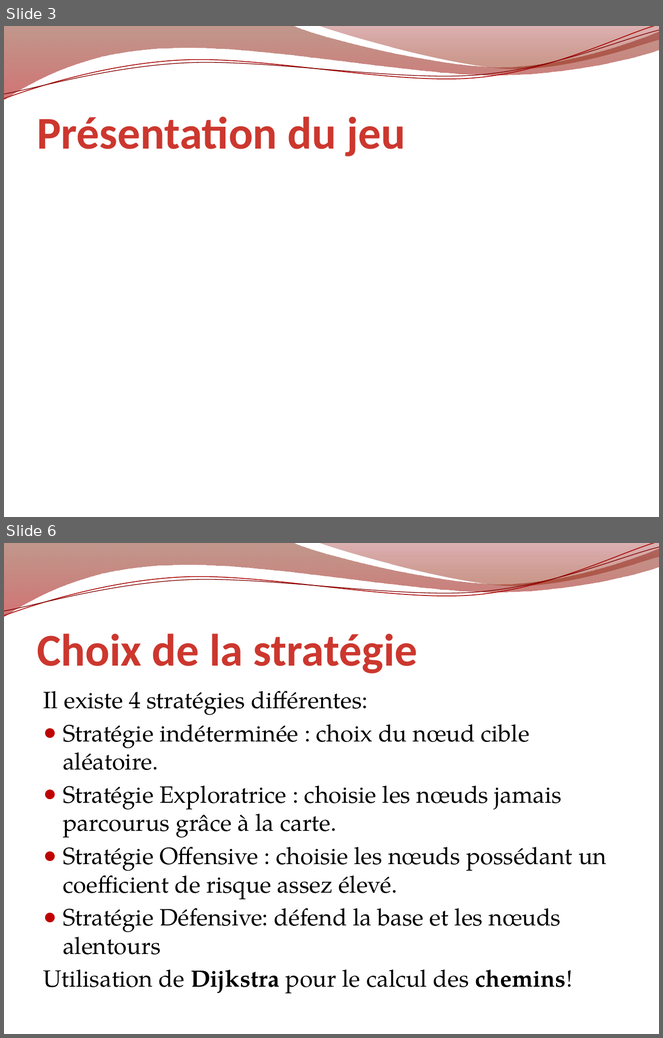
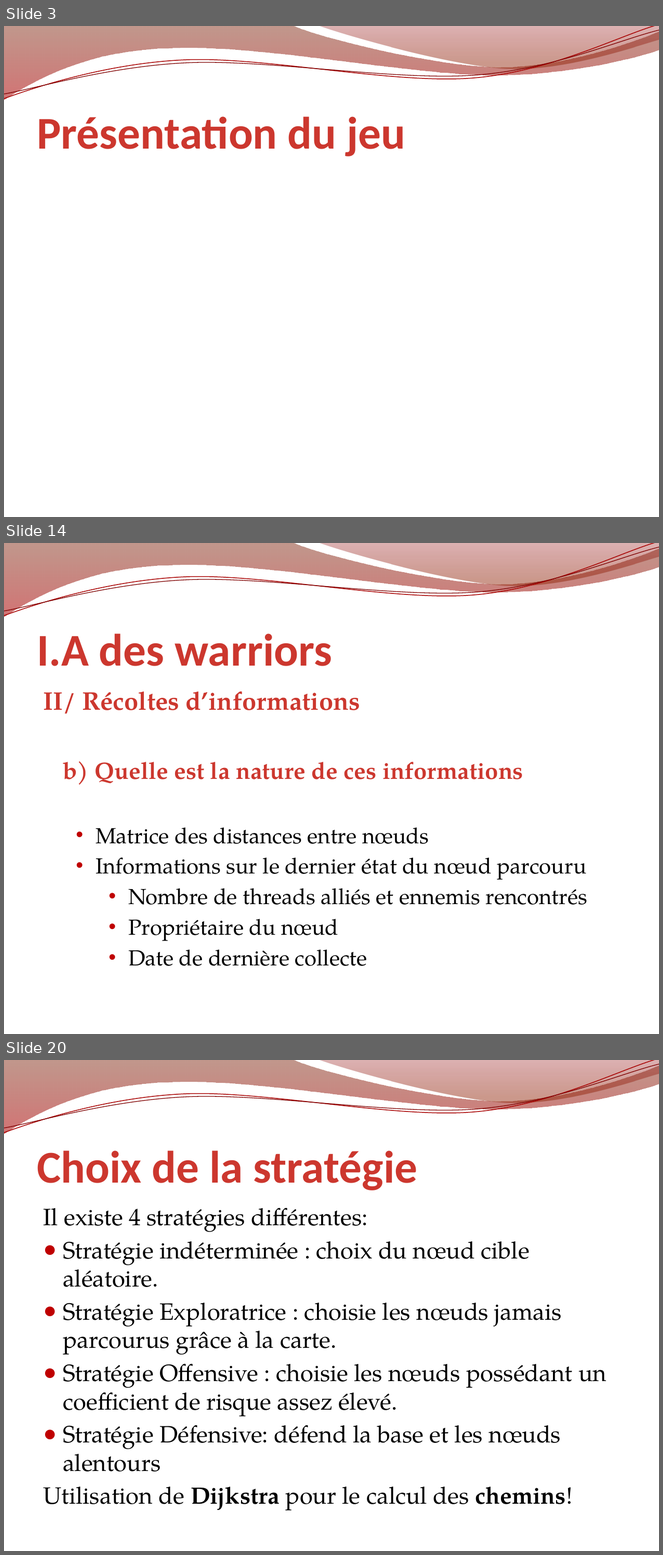
Before and after one commit to erz/voogle, a slide deck: doc/Voogle.pptx. Shown one above the other, each under a label of ours: slides 3 and 6 before the commit, slides 3, 14 and 20 after it; the slides between them are not shown. The pictures are 663x1038 and 663x1555 pixels, drawn with LibreOffice and Linux fonts; fonts in the diff are those of the drawing; background and template pictures are left out. Boxes give left, top, right and bottom in pixels: in the first picture for what was removed or moved away, otherwise in the second. Text is boxed around its words. In the diff, an @@ line names an element or a change of style, - is before the commit and + after.

```diff
--- a/doc/Voogle.pptx
+++ b/doc/Voogle.pptx
@@ slide 14 added at <box>4,543,659,1034</box>, background picture (left out); not listed: 4 template elements that a slide beside it also shows @@
@@ title added at <box>37,633,333,666</box>, 50 pt, text gradient #501100 to #CC372E to #F9EEEE, bold @@
+I.A des warriors
@@ text added at <box>43,691,587,966</box>, 24 pt, text #000000 @@
+II/ Récoltes d’informations
+b) Quelle est la nature de ces informations
+  • Matrice des distances entre nœuds
+  • Informations sur le dernier état du nœud parcouru
+    • Nombre de threads alliés et ennemis rencontrés
+    • Propriétaire du nœud
+    • Date de dernière collecte
@@ what was slide 6 is now slide 20 @@
```
Also in this commit, not shown: 14 other slides added, 1 slide removed.
